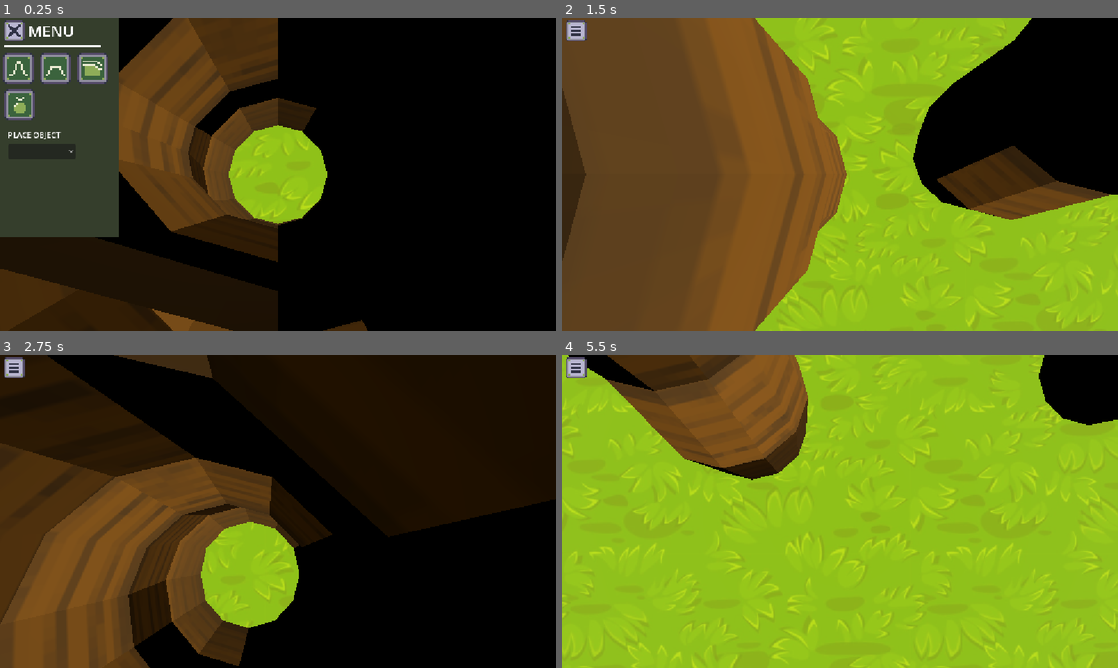
Above: before the commit, frames 1-4 (two rows, left to right).
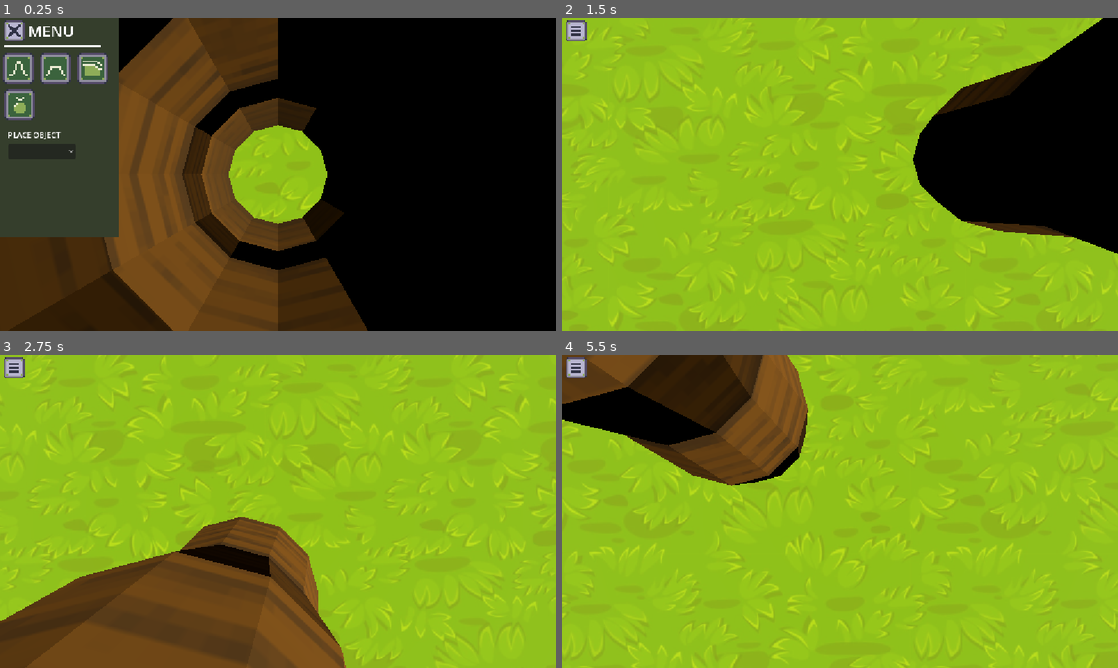
Above: after the commit, the same moments.

Repository: peridotpath/frog-game
Game: Godot game, scene res://map_editor.tscn
Two runs of this game, one before a commit and one after it. Both use one fixed random seed, a clock stepped at 60 frames per second and the inputs below.
Inputs (mouse positions are in pixels of both pictures, inside the frame that each line leads up to):
- Up to frame 1 (0.25 s): no input
- Up to frame 2 (1.5 s): click (578, 30) at 0.5 s; tap Enter at 1.25, 1.35 s; move the mouse to (962, 158) at 1.27 s; hold D from 1.28 s (still down); click (962, 158) at 1.42 s
- Up to frame 3 (2.75 s): release D at 2 s; drag from (166, 527) to (250, 574) at 2.02 s
- Up to frame 4 (5.5 s): tap Space at 2.75 s; move the mouse to (895, 442) at 2.77 s; hold D 2.78-3.5 s; hold Q 2.78-3.5 s; click (895, 442) at 2.92 s; drag from (812, 574) to (673, 464) at 3.52 s; tap Enter at 4.25 s; move the mouse to (1006, 558) at 4.27 s; hold A 4.28-5 s; hold Shift 4.28-5 s; click (1006, 558) at 4.42 s; drag from (673, 464) to (756, 433) at 5.02 s

The runs differ from the first frame. In frame 1, 16% of the frame differs, in the area x 0-66%, y 40-100%; in frame 2, 54%; in frame 3, 94%, in the area x 0-100%, y 0-100%; in frame 4, 13%.

Commit message:
placement cursor working properly now

Diff:
--- a/map_editor.tscn
+++ b/map_editor.tscn
@@ -67,6 +67,8 @@
 BrushSelectionLabel = NodePath("UILayer/UIArea/BrushSelection")
 BrushDescriptionLabel = NodePath("UILayer/UIArea/BrushSelection/BrushDescription")
 
+[node name="PlacementCursor" parent="." unique_id=63894144 instance=ExtResource("19_nbdi8")]
+
 [node name="VertexCubes" type="Node3D" parent="." unique_id=368670937 node_paths=PackedStringArray("Terrain", "Cursor", "Main")]
 script = ExtResource("2_0tlqm")
 Terrain = NodePath("../Terrain")
@@ -84,10 +86,7 @@
 material_override = SubResource("ShaderMaterial_bh6pa")
 script = ExtResource("1_vga7x")
 
-[node name="ObjectPlacementCursor" type="Node3D" parent="Terrain" unique_id=1466528152]
-transform = Transform3D(1, 0, 0, 0, 0.9792865, 0.20247966, 0, -0.20247966, 0.9792865, 0, 1.084393, 0.7499663)
-
-[node name="TerrainCursor" type="MeshInstance3D" parent="Terrain" unique_id=1608092171 node_paths=PackedStringArray("Terrain", "Camera", "Home", "UIArea", "ObjectPlacementCursor", "ObjectToBePlaced")]
+[node name="TerrainCursor" type="MeshInstance3D" parent="Terrain" unique_id=1608092171 node_paths=PackedStringArray("Terrain", "Camera", "Home", "UIArea", "placement_cursor")]
 transform = Transform3D(1, 0, 0, 0, 0.9792865, 0.20247966, 0, -0.20247966, 0.9792865, 0, 1.084393, 0.7499663)
 cast_shadow = 0
 gi_lightmap_scale = 0
@@ -98,8 +97,7 @@
 Camera = NodePath("../../Camera3d")
 Home = NodePath("../..")
 UIArea = NodePath("../../UILayer/UIArea")
-ObjectPlacementCursor = NodePath("Tree")
-ObjectToBePlaced = NodePath("../../Tree")
+placement_cursor = NodePath("../../PlacementCursor")
 size = Vector3(0, 0, 0)
 texture = ExtResource("6_e2fnq")
 modulate = Color(1, 1, 1, 0.44313726)
@@ -272,8 +270,6 @@
 
 [node name="frog_2_model" parent="RigidBody3D2" unique_id=93551001 instance=ExtResource("15_86fvb")]
 
-[node name="Tree" parent="." unique_id=63894144 instance=ExtResource("19_nbdi8")]
-
 [connection signal="pressed" from="UILayer/UIExpand" to="." method="_on_ui_expand_pressed"]
 [connection signal="pressed" from="UILayer/UIArea/UIClose" to="." method="_on_ui_close_pressed"]
 [connection signal="pressed" from="UILayer/UIArea/PlaceButton" to="." method="_on_place_button_pressed"]
--- a/terrain_cursor.gd
+++ b/terrain_cursor.gd
@@ -18,11 +18,7 @@
 
 @export var SelectedPlaceable: PLACEABLE_OBJECT
 
-@export var ObjectPlacementCursor: Node3D
-
-@export var ObjectToBePlaced: Node3D
-
-var tree = preload("res://tree.tscn")
+@export var placement_cursor: StaticBody3D
 
 var mouse_left_held: bool
 var mouse_right_held: bool
@@ -30,15 +26,10 @@
 func _switch_cursors(is_placement: bool):
 	if is_placement:
 		hide()
-		ObjectPlacementCursor.show()
+		placement_cursor.show()
 	else:
 		show()
-		ObjectPlacementCursor.hide()
-
-func _ready():
-	var myTree = tree.instantiate()
-	ObjectPlacementCursor = myTree
-	call_deferred("add_child",ObjectPlacementCursor)
+		placement_cursor.hide()
 
 func _process(delta: float):
 	if Home.BrushSize != size[0]:
@@ -53,16 +44,16 @@
 		return
 
 	_position_cursor(mouse_pos)
-
-	if Input.is_mouse_button_pressed(MOUSE_BUTTON_LEFT):
-		mouse_left_held = true
-		_handle_deform(1)
-	if Input.is_mouse_button_pressed(MOUSE_BUTTON_RIGHT):
-		if (BrushMode == BRUSH_MODE.Flatten):
-			BrushSetHeight = _find_nearest_vertex_on_terrain().y
-		else:
-			_handle_deform(-1)
-			mouse_right_held = true
+	if (BrushMode != BRUSH_MODE.Place):
+		if Input.is_mouse_button_pressed(MOUSE_BUTTON_LEFT):
+			mouse_left_held = true
+			_handle_deform(1)
+		if Input.is_mouse_button_pressed(MOUSE_BUTTON_RIGHT):
+			if (BrushMode == BRUSH_MODE.Flatten):
+				BrushSetHeight = _find_nearest_vertex_on_terrain().y
+			else:
+				_handle_deform(-1)
+				mouse_right_held = true
 
 func _position_cursor(mouse_pos: Vector2):
 
@@ -78,7 +69,8 @@
 	if result:
 		if (result.get("collider").name == "Terrain_col"):
 			global_position = result.position
-			ObjectPlacementCursor.global_position = result.position
+			if (placement_cursor):
+				placement_cursor.global_position = result.position
 
 func _find_nearest_vertex_on_terrain():
 	var mdt = MeshDataTool.new()
